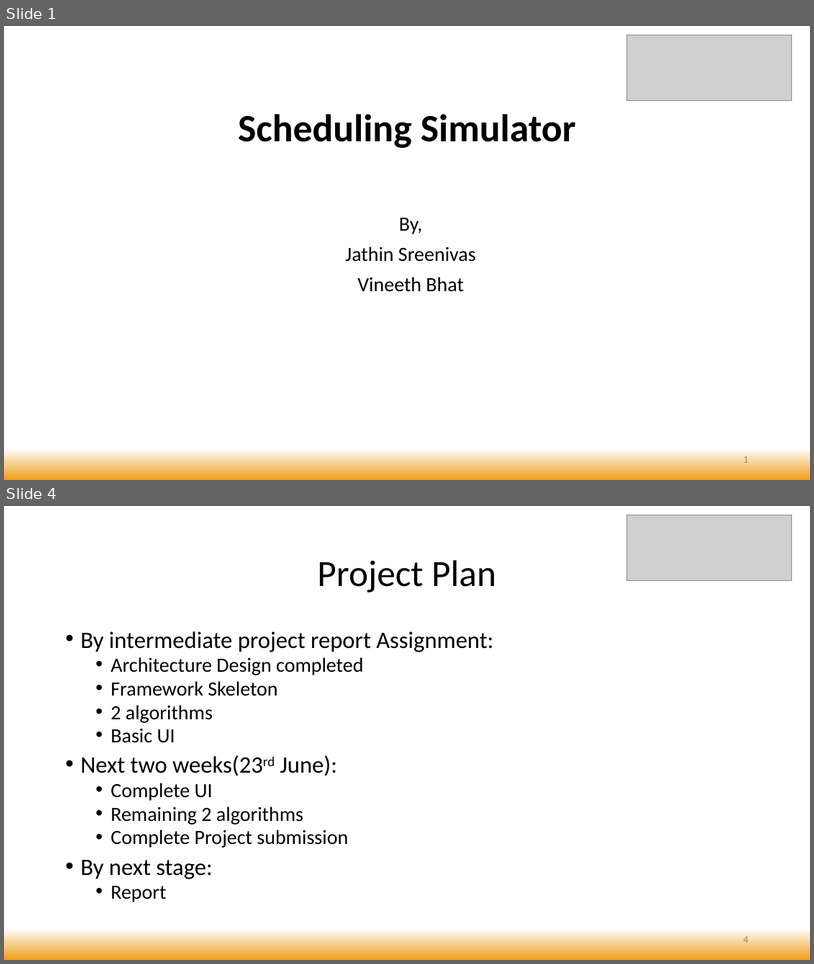
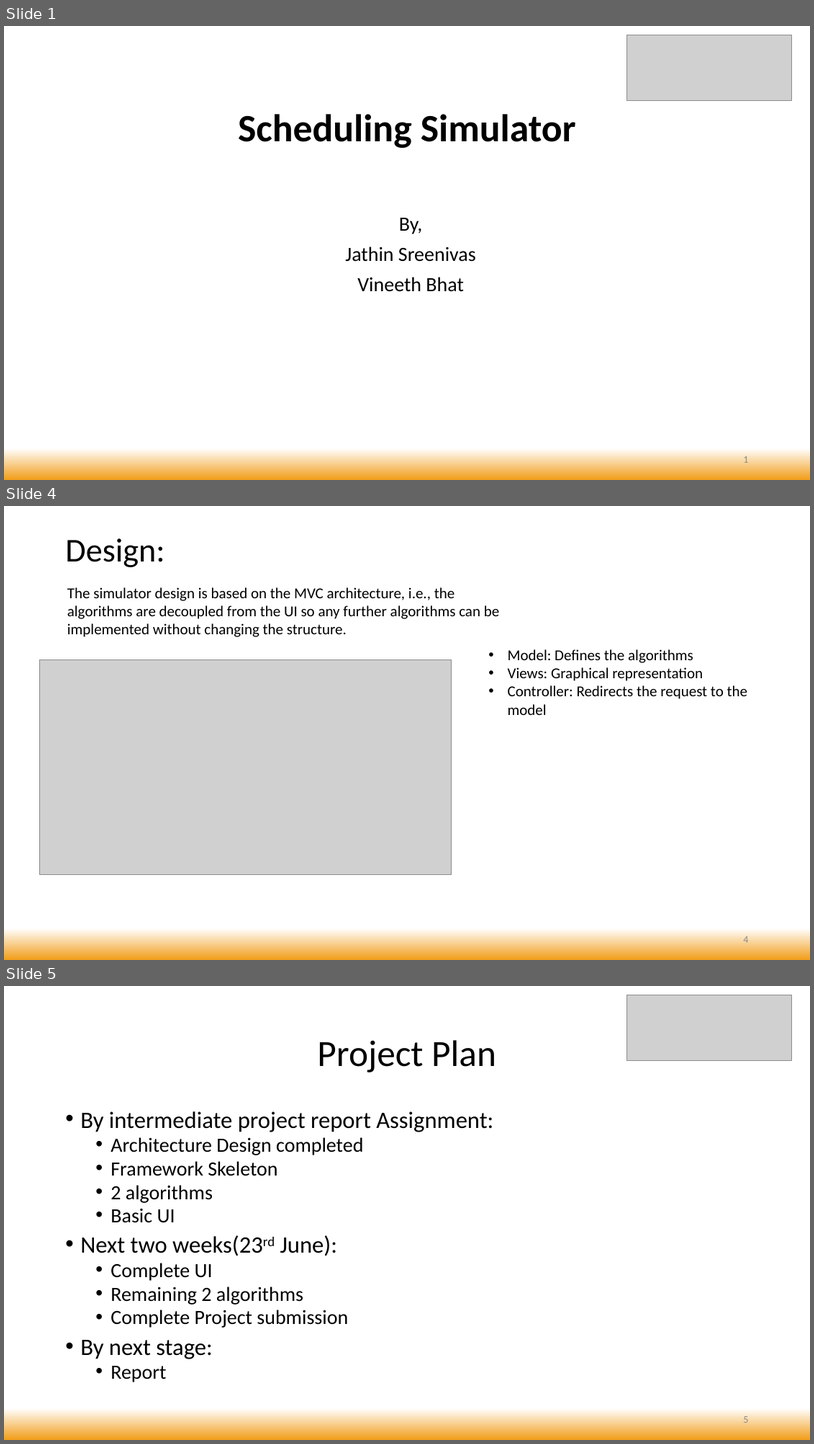
Before and after one commit to bhatvineeth/SchedulingSimulation, a slide deck: RTS_InitialProjectReport.pptx. Shown one above the other, each under a label of ours: slides 1 and 4 before the commit, slides 1, 4 and 5 after it; the slides between them are not shown. The pictures are 814x964 and 814x1444 pixels, drawn with LibreOffice and Linux fonts; fonts in the diff are those of the drawing; grey boxes stand for pictures. Boxes give left, top, right and bottom in pixels: in the first picture for what was removed or moved away, otherwise in the second. Text is boxed around its words. In the diff, an @@ line names an element or a change of style, - is before the commit and + after.

```diff
--- a/RTS_InitialProjectReport.pptx
+++ b/RTS_InitialProjectReport.pptx
@@ slide 4 added at box(4, 506, 810, 960), background gradient #FFFFFF to #F19D19 @@
@@ title added at box(65, 538, 165, 567), 39.6 pt, text #000000 @@
+Design:
@@ text added at box(67, 587, 499, 637), 18 pt, text #000000 @@
+  The simulator design is based on the MVC architecture, i.e., the algorithms are decoupled from the UI so any further algorithms can be implemented without changing the structure.
@@ text added at box(508, 649, 748, 715), 18 pt, text #000000 @@
+• Model: Defines the algorithms
+• Views: Graphical representation
+• Controller: Redirects the request to the model
@@ picture added at box(39, 659, 452, 874) @@
@@ page number added at box(743, 934, 748, 942), 12 pt, text #8C8C8C @@
+4
@@ what was slide 4 is now slide 5 @@
@@ page number at box(743, 1414, 748, 1422): text changed @@
-4
+5
```
Also in this commit, not shown: 1 slide changed, 1 other slide added, 1 slide removed, 3 other files.
